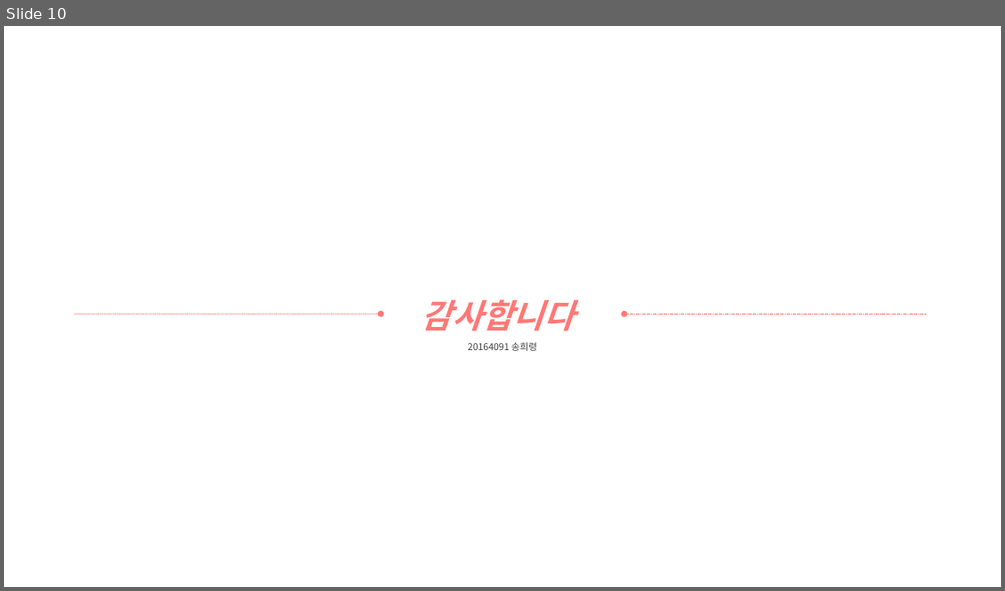
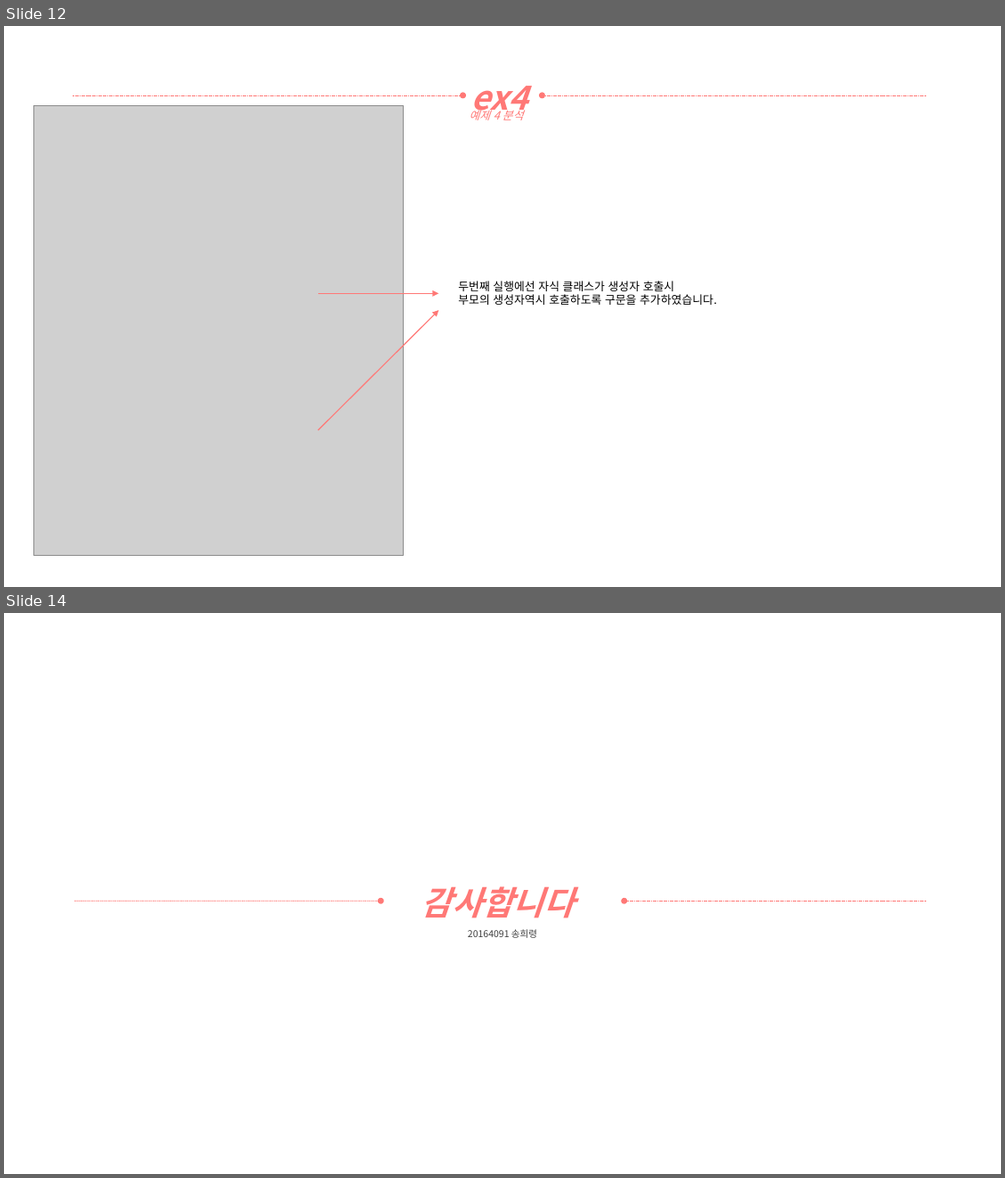
Before and after one commit to yooatom2200/Programing_Base_2, a slide deck: 1장/20164091-송희령-7주차 과제1.pptx. Shown one above the other, each under a label of ours: slide 10 before the commit, slides 12 and 14 after it; the slides between them are not shown. The pictures are 1005x591 and 1005x1178 pixels, drawn with LibreOffice and Linux fonts; fonts in the diff are those of the drawing; grey boxes stand for pictures. Boxes give left, top, right and bottom in pixels: in the first picture for what was removed or moved away, otherwise in the second. Text is boxed around its words. In the diff, an @@ line names an element or a change of style, - is before the commit and + after.

```diff
--- a/1장/20164091-송희령-7주차 과제1.pptx
+++ b/1장/20164091-송희령-7주차 과제1.pptx
@@ slide 12 added at (x1=4, y1=26, x2=1001, y2=587), background #FFFFFF @@
@@ picture added at (x1=34, y1=105, x2=404, y2=555) @@
@@ arrow added from (73, 95) to (463, 95), #FF7876 0.5 pt dashed @@
@@ text added at (x1=470, y1=86, x2=527, y2=119), 32 pt, text #FF7876, bold, italic @@
+ex4
@@ arrow added from (926, 95) to (542, 95), #FF7876 0.5 pt dashed @@
@@ text added at (x1=469, y1=108, x2=524, y2=120), 11 pt, text #FF7876, italic @@
+예제 4 분석
@@ text added at (x1=458, y1=281, x2=717, y2=305), 11 pt, text #000000 @@
+두번째 실행에선 자식 클래스가 생성자 호출시
+부모의 생성자역시 호출하도록 구문을 추가하였습니다.
@@ arrow added from (318, 294) to (438, 294), #FF7876 1 pt @@
@@ arrow added from (318, 430) to (438, 310), #FF7876 1 pt @@
@@ what was slide 10 is now slide 14 @@
```
Also in this commit, not shown: 3 other slides added, 2 other files.
